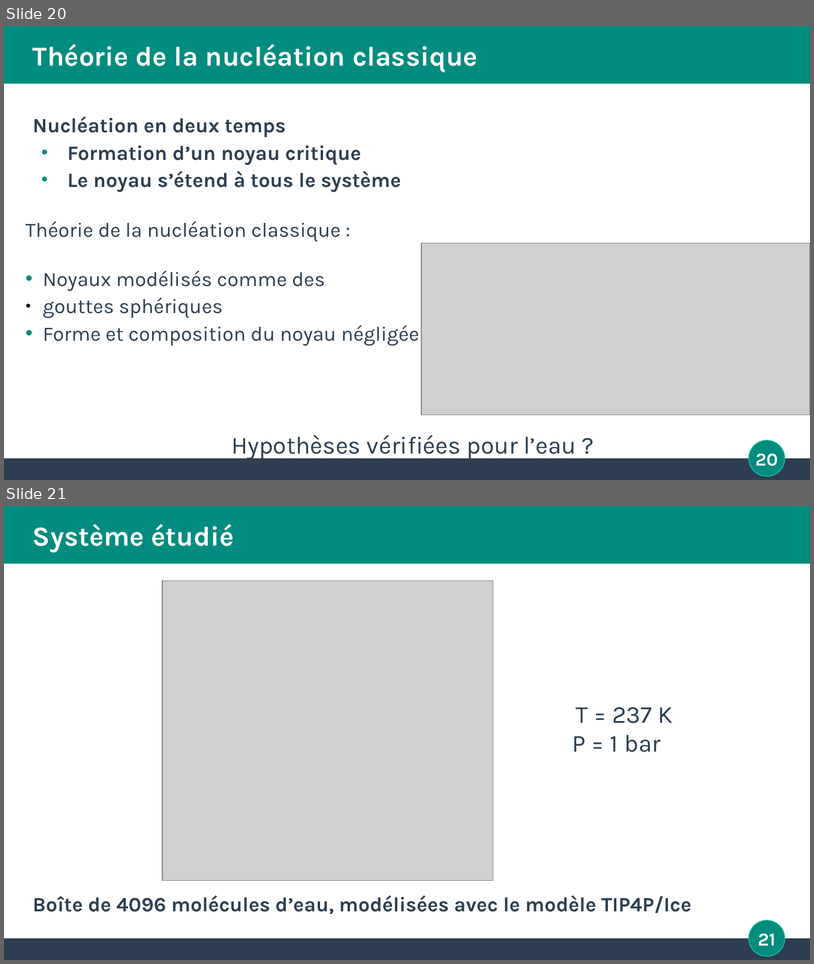
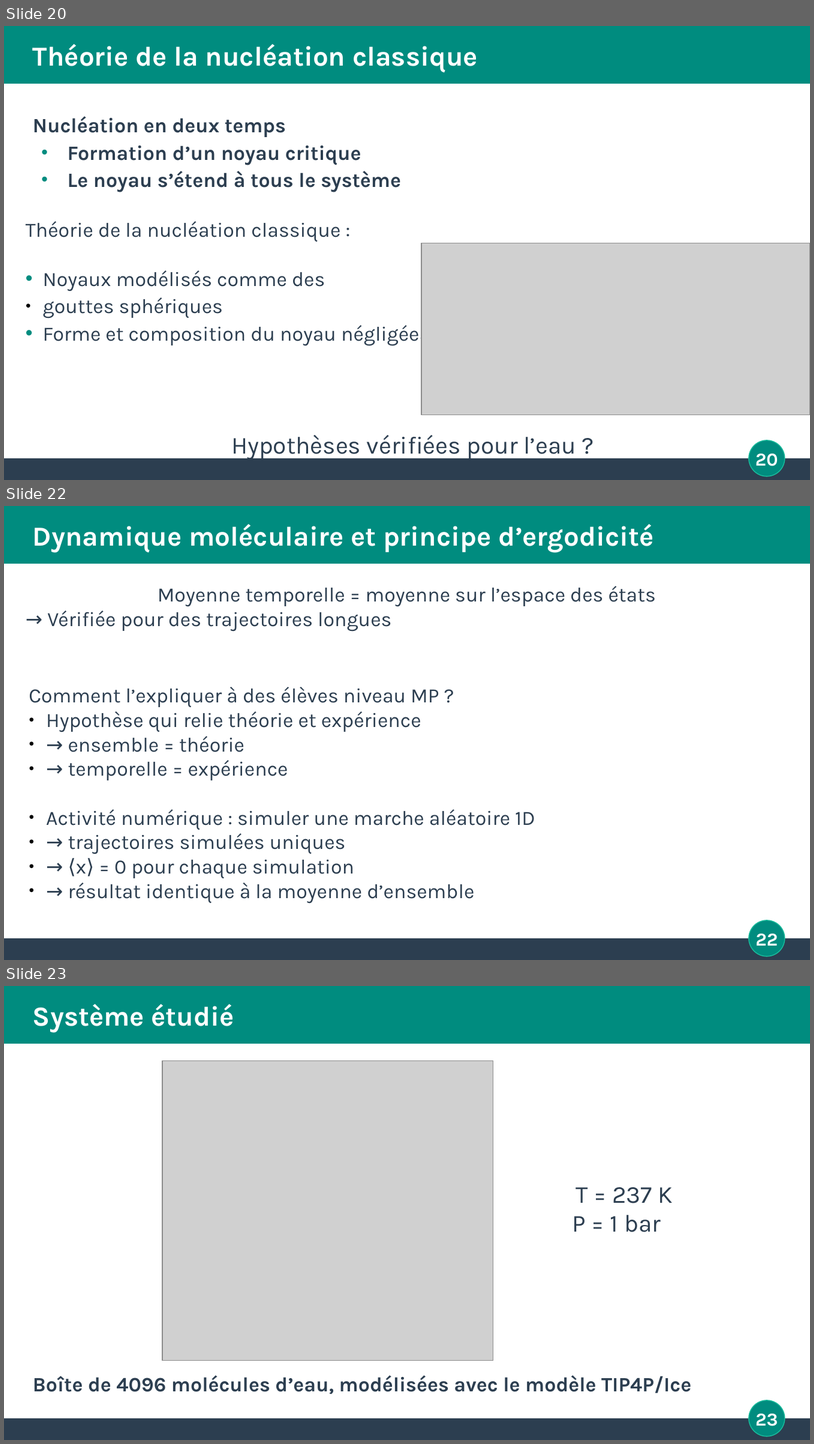
Before and after one commit to stoleks/Agregat-2022, a slide deck: MEPD/mepd_presentation.odp. Shown one above the other, each under a label of ours: slides 20 and 21 before the commit, slides 20, 22 and 23 after it; the slides between them are not shown. The pictures are 814x964 and 814x1444 pixels, drawn with LibreOffice and Linux fonts; fonts in the diff are those of the drawing; grey boxes stand for pictures. Boxes give left, top, right and bottom in pixels: in the first picture for what was removed or moved away, otherwise in the second. Text is boxed around its words. In the diff, an @@ line names an element or a change of style, - is before the commit and + after.

```diff
--- a/MEPD/mepd_presentation.odp
+++ b/MEPD/mepd_presentation.odp
@@ slide 22 added at (x1=4, y1=506, x2=810, y2=960), background #FFFFFF; not listed: 4 template elements that a slide beside it also shows @@
@@ title added at (x1=33, y1=524, x2=654, y2=552), 27 pt, text #FFFFFF, bold @@
+Dynamique moléculaire et principe d’ergodicité
@@ text added at (x1=47, y1=586, x2=656, y2=631), 20 pt, text #2C3E50 @@
+Moyenne temporelle = moyenne sur l’espace des états
+→ Vérifiée pour des trajectoires longues
@@ text added at (x1=29, y1=687, x2=536, y2=903), 20 pt, text #2C3E50 @@
+Comment l’expliquer à des élèves niveau MP ?
+● Hypothèse qui relie théorie et expérience
+● → ensemble = théorie
+● → temporelle = expérience
+● Activité numérique : simuler une marche aléatoire 1D
+● → trajectoires simulées uniques
+● → ⟨x⟩ = 0 pour chaque simulation
+● → résultat identique à la moyenne d’ensemble
@@ what was slide 21 is now slide 23 @@
@@ page number at (x1=756, y1=1413, x2=778, y2=1426): text changed @@
-21
+23
```
Also in this commit, not shown: 2 slides changed, 1 other slide added, 3 other files.
